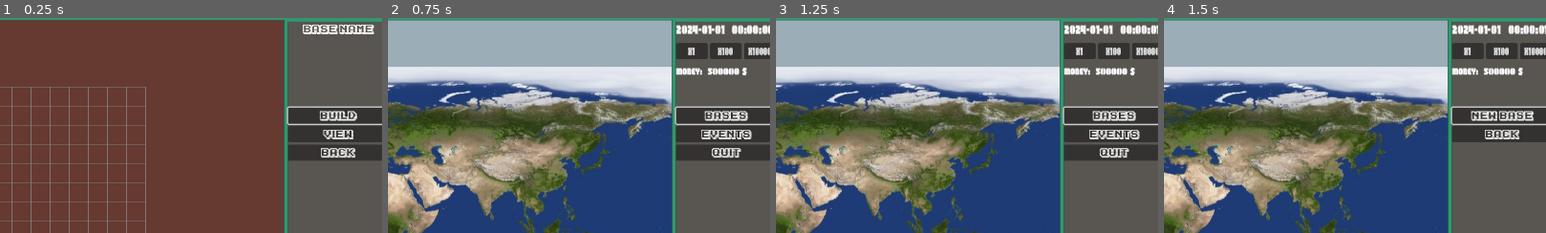
Above: before the commit, frames 1-4 (left to right).
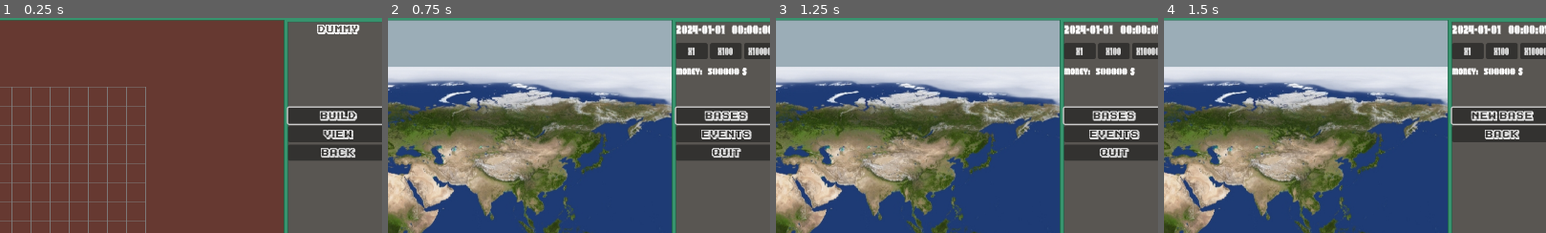
Above: after the commit, the same moments.

Repository: mmyumu/OVNI-godot
Game: Godot game, scene res://base/main.tscn
The game is run twice, just before and just after one commit, with the same random seed, the same clock (stepped at 60 frames per second) and the same inputs. This scene is started directly instead of the project's main scene.
Inputs:
- Up to frame 1 (0.25 s): no input
- Up to frame 2 (0.75 s): click "Back" at 0.5 s
- Up to frame 3 (1.25 s): no input
- Up to frame 4 (1.5 s): click "Bases" at 1.25 s
The pictures show only the part of the screen within x 49-99%, y 0-50%; the shares and areas given below are measured in that part.

The runs differ from the first frame. In frame 1, 0.6% of the frame differs, in the area x 79-98%, y 3-8%; in frame 2, nothing differs; in frame 3, nothing differs; in frame 4, nothing differs.
Error before the commit: Parse Error: Could not find type "ConstructionStatus" in the current scope. (res://data/base.gd:11)

Commit message:
Refactor Construction -> Building

Diff:
--- a/base/base_grid.gd
+++ b/base/base_grid.gd
@@ -26,15 +26,15 @@
 		thickness = value
 		queue_redraw()
 
-var construction_placed_scene: PackedScene = preload("res://base/constructions/construction_placed.tscn")
+var building_placed_scene: PackedScene = preload("res://base/buildings/building_placed.tscn")
 
 func _ready():
-	for construction_data in Global.get_current_base().base_layout.constructions:
-		var construction = Saver.data.construction_templates.scenes[construction_data.template_type].instantiate()
-		construction.position.x = construction_data.location.x * grid_step
-		construction.position.y = construction_data.location.y * grid_step
-		construction.rotation = construction_data.rotation
-		add_construction(construction)
+	for building_data in Global.get_current_base().base_layout.buildings:
+		var building = Saver.data.building_templates.scenes[building_data.template_type].instantiate()
+		building.position.x = building_data.location.x * grid_step
+		building.position.y = building_data.location.y * grid_step
+		building.rotation = building_data.rotation
+		add_building(building)
 
 func _draw():
 	draw_grid()
@@ -57,23 +57,23 @@
 func get_height():
 	return height * grid_step
 
-func set_placing(construction_to_place: Construction):
-	construction_to_place.position.x = int(width / 2) * grid_step
-	construction_to_place.position.y = int(height / 2) * grid_step
-	add_child(construction_to_place)
+func set_placing(building_to_place: Building):
+	building_to_place.position.x = int(width / 2) * grid_step
+	building_to_place.position.y = int(height / 2) * grid_step
+	add_child(building_to_place)
 
-func validate_placing(construction: Construction):
-	add_construction(construction)
+func validate_placing(building: Building):
+	add_building(building)
 
-	var construction_data = ConstructionData.new()
-	construction_data.location = Vector2(construction.position.x / grid_step, construction.position.y / grid_step)
-	construction_data.rotation = construction.rotation
-	construction_data.template_type = construction.template_type
-	Global.get_current_base().base_layout.constructions.append(construction_data)
+	var building_data = BuildingData.new()
+	building_data.location = Vector2(building.position.x / grid_step, building.position.y / grid_step)
+	building_data.rotation = building.rotation
+	building_data.template_type = building.template_type
+	Global.get_current_base().base_layout.buildings.append(building_data)
 	Saver.save_data()
 
 
-func add_construction(construction: Construction):
-	var construction_placed = construction_placed_scene.instantiate()
-	construction_placed.construction = construction
-	add_child(construction_placed)
+func add_building(building: Building):
+	var building_placed = building_placed_scene.instantiate()
+	building_placed.building = building
+	add_child(building_placed)
--- a/base/base_layout.gd
+++ b/base/base_layout.gd
@@ -7,7 +7,7 @@
 var deadzone: float = 0.5
 var is_placing: bool = false
 var can_use_placing_input: bool = true
-var construction: Construction
+var building: Building
 var width
 var height
 var grid_step
@@ -43,11 +43,11 @@
 		if event.is_action_pressed("validate"):
 			validate_placing()
 		elif event.is_action_pressed("rotate_right"):
-			construction.rotate_right()
+			building.rotate_right()
 		elif event.is_action_pressed("rotate_left"):
-			construction.rotate_left()
+			building.rotate_left()
 		elif event.is_action_pressed("cancel"):
-			construction.cancel_placing()
+			building.cancel_placing()
 			is_placing = false
 			placing_over.emit()
 			get_viewport().set_input_as_handled()
@@ -59,24 +59,24 @@
 	if abs(v_x) or abs(v_y) > deadzone:
 		if abs(v_x) > abs(v_y):
 			if v_x > 0:
-				construction.move_right(grid_step)
+				building.move_right(grid_step)
 				lock_placing_input()
 			elif v_x < 0:
-				construction.move_left(grid_step)
+				building.move_left(grid_step)
 				lock_placing_input()
 		elif abs(v_y) > abs(v_x):
 			if v_y > 0:
-				construction.move_down(grid_step)
+				building.move_down(grid_step)
 				lock_placing_input()
 			elif v_y < 0:
-				construction.move_up(grid_step)
+				building.move_up(grid_step)
 				lock_placing_input()
 
 func validate_placing():
-	if construction.check_can_place():
-		$PlaceBuildingDialog.open(construction)
+	if building.check_can_place():
+		$PlaceBuildingDialog.open(building)
 	else:
-		construction.collision_highlight()
+		building.collision_highlight()
 
 func create_map(w, h):
 	var map = []
@@ -124,11 +124,11 @@
 	wall.size.y = size_y
 	return wall
 
-func set_placing(construction_to_place: Construction):
-	if construction and is_instance_valid(construction):
-		construction.cancel_placing()
-	$BaseGrid.set_placing(construction_to_place)
-	construction = construction_to_place
+func set_placing(building_to_place: Building):
+	if building and is_instance_valid(building):
+		building.cancel_placing()
+	$BaseGrid.set_placing(building_to_place)
+	building = building_to_place
 	is_placing = true
 
 func lock_placing_input():
@@ -139,8 +139,8 @@
 	can_use_placing_input = true
 
 func _on_place_building_dialog_confirmed():
-	$BaseGrid.validate_placing(construction)
-	construction.validate_placing()
-	var construction_template = Saver.data.construction_templates.templates[construction.template_type]
-	Money.spend(construction_template.cost)
+	$BaseGrid.validate_placing(building)
+	building.validate_placing()
+	var building_template = Saver.data.building_templates.templates[building.template_type]
+	Money.spend(building_template.cost)
 	get_tree().paused = false
--- a/base/constructions/armory.tscn
+++ b/base/buildings/armory.tscn
@@ -1,6 +1,6 @@
 [gd_scene load_steps=2 format=3 uid="uid://cxwhk3w8wu0en"]
 
-[ext_resource type="PackedScene" uid="uid://c4c0sjdu705b5" path="res://base/constructions/construction.tscn" id="1_1642u"]
+[ext_resource type="PackedScene" uid="uid://c4c0sjdu705b5" path="res://base/buildings/building_to_place.tscn" id="1_1642u"]
 
 [node name="Armory" instance=ExtResource("1_1642u")]
 color = Color(0.894118, 0.67451, 0, 1)
--- a/base/constructions/construction_placed.gd
+++ b/base/buildings/building_placed.gd
@@ -1,4 +1,4 @@
-class_name ConstructionPlaced extends Node2D
+class_name BulidingPlaced extends Node2D
 
 @export var outline_color: Color = Color("331d0c"):
 	set(value):
@@ -12,16 +12,16 @@
 
 
 var color: Color
-var construction: Construction
+var building: Building
 
 
 func _ready():
-	position = construction.position
-	rotation = construction.rotation
+	position = building.position
+	rotation = building.rotation
 
-	$Area2D/DrawableCollisionPolygon2D.set_polygon(construction.get_collision_polygon().get_polygon())
-	$Area2D/DrawableCollisionPolygon2D.position = construction.get_collision_polygon().position
-	$Area2D/DrawableCollisionPolygon2D.color = construction.color
+	$Area2D/DrawableCollisionPolygon2D.set_polygon(building.get_collision_polygon().get_polygon())
+	$Area2D/DrawableCollisionPolygon2D.position = building.get_collision_polygon().position
+	$Area2D/DrawableCollisionPolygon2D.color = building.color
 	$Area2D/DrawableCollisionPolygon2D.color.a = 1
 	$Area2D/DrawableCollisionPolygon2D.outline_color = outline_color
 	$Area2D/DrawableCollisionPolygon2D.outline_width = outline_width
--- a/base/constructions/construction_placed.tscn
+++ b/base/buildings/building_placed.tscn
@@ -1,6 +1,6 @@
 [gd_scene load_steps=3 format=3 uid="uid://dydb6avb5oqcr"]
 
-[ext_resource type="Script" path="res://base/constructions/construction_placed.gd" id="1_ctb1v"]
+[ext_resource type="Script" path="res://base/buildings/building_placed.gd" id="1_ctb1v"]
 [ext_resource type="Script" path="res://util/drawable_collision_polygon_2d.gd" id="2_77d1y"]
 
 [node name="ConstructionPlaced" type="Node2D"]
--- a/base/constructions/construction.gd
+++ b/base/buildings/building_to_place.gd
@@ -1,5 +1,5 @@
 @tool
-class_name Construction extends CharacterBody2D
+class_name Building extends CharacterBody2D
 
 @export var outline_color: Color = Color("db996a"):
 	set(value):
@@ -16,7 +16,7 @@
 		color = value
 		queue_redraw()
 
-var template_type: ConstructionsTemplatesData.Type
+var template_type: BuildingTemplatesData.Type
 
 var original_outline_color: Color
 var can_place: bool
--- a/base/constructions/construction.tscn
+++ b/base/buildings/building_to_place.tscn
@@ -1,6 +1,6 @@
 [gd_scene load_steps=3 format=3 uid="uid://c4c0sjdu705b5"]
 
-[ext_resource type="Script" path="res://base/constructions/construction.gd" id="1_7434b"]
+[ext_resource type="Script" path="res://base/buildings/building_to_place.gd" id="1_7434b"]
 [ext_resource type="Script" path="res://util/drawable_collision_polygon_2d.gd" id="2_ns2ua"]
 
 [node name="Construction" type="CharacterBody2D"]
--- a/base/constructions/hangar.tscn
+++ b/base/buildings/hangar.tscn
@@ -1,6 +1,6 @@
 [gd_scene load_steps=2 format=3 uid="uid://dxeqhnrafqvqs"]
 
-[ext_resource type="PackedScene" uid="uid://c4c0sjdu705b5" path="res://base/constructions/construction.tscn" id="1_i5i3h"]
+[ext_resource type="PackedScene" uid="uid://c4c0sjdu705b5" path="res://base/buildings/building_to_place.tscn" id="1_i5i3h"]
 
 [node name="Hangar" instance=ExtResource("1_i5i3h")]
 color = Color(0, 0.392157, 0.815686, 1)
--- a/base/constructions/hospital.tscn
+++ b/base/buildings/hospital.tscn
@@ -1,6 +1,6 @@
 [gd_scene load_steps=2 format=3 uid="uid://bf14bgl3b1i4m"]
 
-[ext_resource type="PackedScene" uid="uid://c4c0sjdu705b5" path="res://base/constructions/construction.tscn" id="1_5c3q5"]
+[ext_resource type="PackedScene" uid="uid://c4c0sjdu705b5" path="res://base/buildings/building_to_place.tscn" id="1_5c3q5"]
 
 [node name="Hospital" instance=ExtResource("1_5c3q5")]
 color = Color(0.705882, 0.0666667, 0.141176, 1)
--- a/base/constructions/research_facility.tscn
+++ b/base/buildings/research_facility.tscn
@@ -1,6 +1,6 @@
 [gd_scene load_steps=2 format=3 uid="uid://dc5n08f2igol6"]
 
-[ext_resource type="PackedScene" uid="uid://c4c0sjdu705b5" path="res://base/constructions/construction.tscn" id="1_ouvbc"]
+[ext_resource type="PackedScene" uid="uid://c4c0sjdu705b5" path="res://base/buildings/building_to_place.tscn" id="1_ouvbc"]
 
 [node name="ResearchFacility" instance=ExtResource("1_ouvbc")]
 color = Color(0.129412, 0.701961, 0.227451, 1)
--- a/base/main.gd
+++ b/base/main.gd
@@ -7,9 +7,9 @@
 func _on_base_layout_placing_over():
 	$BaseMenu.enable()
 
-func _on_build_sub_menu_menu_object_pressed(menu_button, construction_template: ConstructionTemplateData, parent_object):
-	var construction = Saver.data.construction_templates.scenes[construction_template.type].instantiate()
-	construction.template_type = construction_template.type
-	construction.set_placing_mode()
-	$BaseLayout.set_placing(construction)
+func _on_build_sub_menu_menu_object_pressed(menu_button, building_template: BuildingTemplateData, parent_object):
+	var building = Saver.data.building_templates.scenes[building_template.type].instantiate()
+	building.template_type = building_template.type
+	building.set_placing_mode()
+	$BaseLayout.set_placing(building)
 	$BaseMenu.disable()
--- a/base/menus/build_sub_menu.gd
+++ b/base/menus/build_sub_menu.gd
@@ -3,14 +3,14 @@
 func get_menu_data(parent_object: Object) -> Array[MenuDatum]:
 	var menu_data: Array[MenuDatum] = []
 
-	for construction_template_id in Saver.data.construction_templates.templates:
-		var construction_template = Saver.data.construction_templates.templates[construction_template_id]
+	for building_template_id in Saver.data.building_templates.templates:
+		var building_template = Saver.data.building_templates.templates[building_template_id]
 		var menu_datum: MenuDatum = MenuDatum.new()
-		menu_datum.object = construction_template
-		menu_datum.button_name = construction_template.name
-		menu_datum.button_text = construction_template.name
+		menu_datum.object = building_template
+		menu_datum.button_name = building_template.name
+		menu_datum.button_text = building_template.name
 
-		menu_datum.disabled = construction_template.cost > Saver.data.money
+		menu_datum.disabled = building_template.cost > Saver.data.money
 
 		menu_data.append(menu_datum)
 
--- a/base/place_building_dialog.gd
+++ b/base/place_building_dialog.gd
@@ -1,6 +1,6 @@
 class_name PlaceBuildingDialog extends Window
 
-var construction: Construction
+var building: Building
 
 signal confirmed()
 signal canceled()
@@ -13,8 +13,8 @@
 	$CanvasLayer/VBoxContainer/HBoxContainer/OkButton.disabled = !is_valid
 
 	if is_valid:
-		var construction_template: ConstructionTemplateData = Saver.data.construction_templates.templates[construction.template_type]
-		var new_money: int = Saver.data.money - construction_template.cost
+		var building_template: BuildingTemplateData = Saver.data.building_templates.templates[building.template_type]
+		var new_money: int = Saver.data.money - building_template.cost
 		$CanvasLayer/VBoxContainer/InfoLabel.text = "Money: %s -> %s" % [Saver.data.money, new_money]
 	else:
 		$CanvasLayer/VBoxContainer/InfoLabel.text = ""
@@ -36,8 +36,8 @@
 func _on_cancel_button_pressed():
 	cancel()
 
-func open(_construction: Construction):
-	construction = _construction
+func open(_building: Building):
+	building = _building
 	get_tree().paused = true
 	$CanvasLayer/VBoxContainer/HBoxContainer/CancelButton.grab_focus()
 	visible = true
@@ -55,12 +55,12 @@
 	canceled.emit()
 
 func is_valid():
-	var construction_template: ConstructionTemplateData = Saver.data.construction_templates.templates[construction.template_type]
-	if Saver.data.money < construction_template.cost:
-		$CanvasLayer/VBoxContainer/ErrorLabel.text = "Not enough money: %s required" % construction_template.cost
+	var building_template: BuildingTemplateData = Saver.data.building_templates.templates[building.template_type]
+	if Saver.data.money < building_template.cost:
+		$CanvasLayer/VBoxContainer/ErrorLabel.text = "Not enough money: %s required" % building_template.cost
 		return false
 
-	if not construction.check_can_place():
+	if not building.check_can_place():
 		$CanvasLayer/VBoxContainer/ErrorLabel.text = "Invalid placement"
 		return false
 
--- a/data/base.gd
+++ b/data/base.gd
@@ -7,8 +7,6 @@
 @export var location: Vector2
 @export var base_layout: BaseLayoutData = BaseLayoutData.new()
 @export var ships: Array[String] = []
-@export var construction_date: DatetimeData
-@export var construction_status: ConstructionStatus
 
 func _init():
 	id = uuid_util.v4()
--- a/data/base_layout.gd
+++ b/data/base_layout.gd
@@ -1,4 +1,4 @@
 class_name BaseLayoutData extends Resource
 
 
-@export var constructions: Array[ConstructionData] = []
+@export var buildings: Array[BuildingData] = []
--- a/data/construction.gd
+++ b/data/construction.gd
@@ -1,6 +1,6 @@
-class_name ConstructionData extends Resource
+class_name BuildingData extends Resource
 
 
-@export var template_type: ConstructionsTemplatesData.Type
+@export var template_type: BuildingTemplatesData.Type
 @export var location: Vector2
 @export var rotation: float
--- a/data/construction_template.gd
+++ b/data/construction_template.gd
@@ -1,10 +1,10 @@
-class_name ConstructionTemplateData extends Resource
+class_name BuildingTemplateData extends Resource
 
-@export var type: ConstructionsTemplatesData.Type
+@export var type: BuildingTemplatesData.Type
 @export var name: String
 @export var cost: int
 
-func _init(_type: ConstructionsTemplatesData.Type, _name: String, _cost: int):
+func _init(_type: BuildingTemplatesData.Type, _name: String, _cost: int):
 	type = _type
 	name = _name
 	cost = _cost
--- a/data/constructions_template.gd
+++ b/data/constructions_template.gd
@@ -1,12 +1,12 @@
-class_name ConstructionsTemplatesData extends Resource
+class_name BuildingTemplatesData extends Resource
 
 
 enum Type {HANGAR, RESEARCH, ARMORY, HOSPITAL}
 
-@export var hangar = ConstructionTemplateData.new(Type.HANGAR, "Hangar", 400000)
-@export var research = ConstructionTemplateData.new(Type.RESEARCH, "Research", 100000)
-@export var armory = ConstructionTemplateData.new(Type.ARMORY, "Armory",100000)
-@export var hospital = ConstructionTemplateData.new(Type.HOSPITAL, "Hospital", 100000)
+@export var hangar = BuildingTemplateData.new(Type.HANGAR, "Hangar", 400000)
+@export var research = BuildingTemplateData.new(Type.RESEARCH, "Research", 100000)
+@export var armory = BuildingTemplateData.new(Type.ARMORY, "Armory",100000)
+@export var hospital = BuildingTemplateData.new(Type.HOSPITAL, "Hospital", 100000)
 
 var templates = {
 	Type.HANGAR: hangar,
@@ -16,8 +16,8 @@
 }
 
 var scenes = {
-	Type.HANGAR: load("res://base/constructions/hangar.tscn"),
-	Type.RESEARCH: load("res://base/constructions/research_facility.tscn"),
-	Type.ARMORY: load("res://base/constructions/armory.tscn"),
-	Type.HOSPITAL: load("res://base/constructions/hospital.tscn")
+	Type.HANGAR: load("res://base/buildings/hangar.tscn"),
+	Type.RESEARCH: load("res://base/buildings/research_facility.tscn"),
+	Type.ARMORY: load("res://base/buildings/armory.tscn"),
+	Type.HOSPITAL: load("res://base/buildings/hospital.tscn")
 }
--- a/data/data.gd
+++ b/data/data.gd
@@ -7,7 +7,7 @@
 @export var earth: EarthData = EarthData.new()
 @export var ships: Dictionary = {}
 @export var money: int = 500000
-@export var construction_templates: ConstructionsTemplatesData = ConstructionsTemplatesData.new()
+@export var building_templates: BuildingTemplatesData = BuildingTemplatesData.new()
 
 func get_data_name():
 	if len(bases) > 0:
